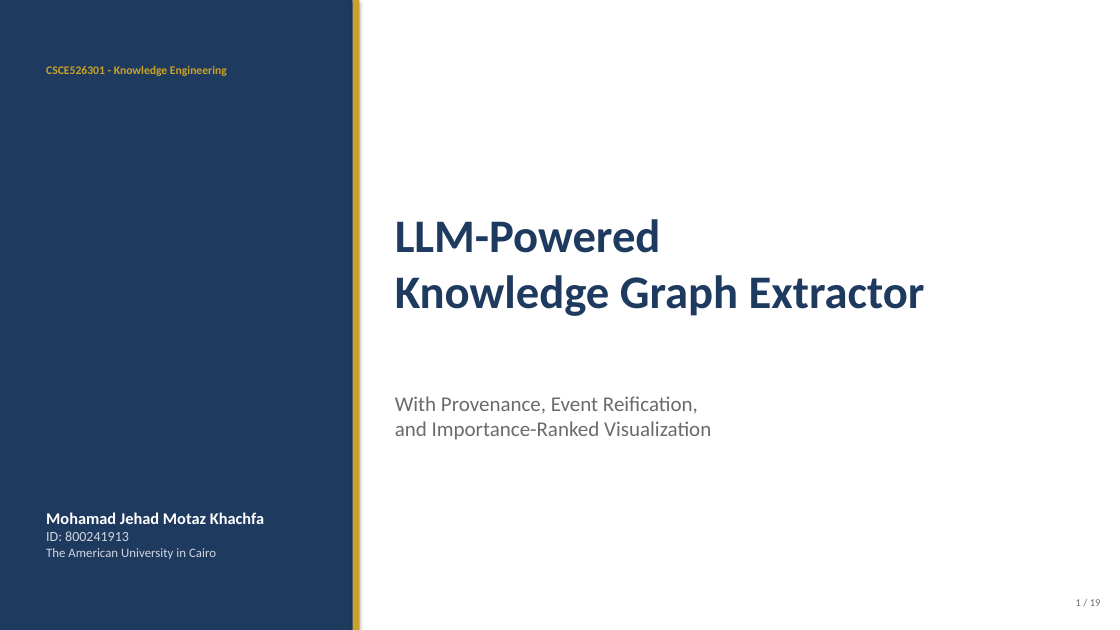
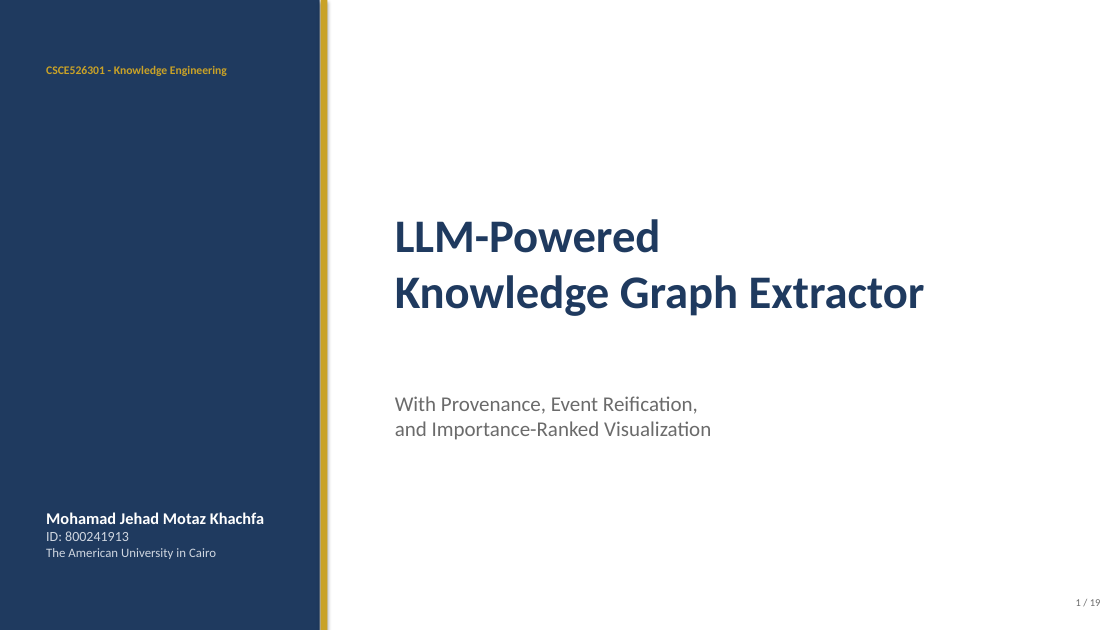
Before and after one commit to MohamadJehad/llm-knowledge-graph-extractor, a slide deck: slide 1 of paper/Knowledge_engineering_slides.pptx. Drawn at 1120x630 pixels with LibreOffice and Linux fonts; fonts in the diff are those of the drawing. Boxes give left, top, right and bottom in pixels: in the first picture for what was removed or moved away, otherwise in the second. Text is boxed around its words. In the diff, an @@ line names an element or a change of style, - is before the commit and + after.

```diff
--- a/paper/Knowledge_engineering_slides.pptx
+++ b/paper/Knowledge_engineering_slides.pptx
@@ rectangle: place and size @@
-rectangle at <box>0,0,353,630</box>
+rectangle at <box>0,0,320,630</box>
@@ rectangle: place and size @@
-rectangle at <box>353,0,360,630</box>
+rectangle at <box>321,0,328,630</box>
```
Also in this commit, not shown: 2 other slides changed.
